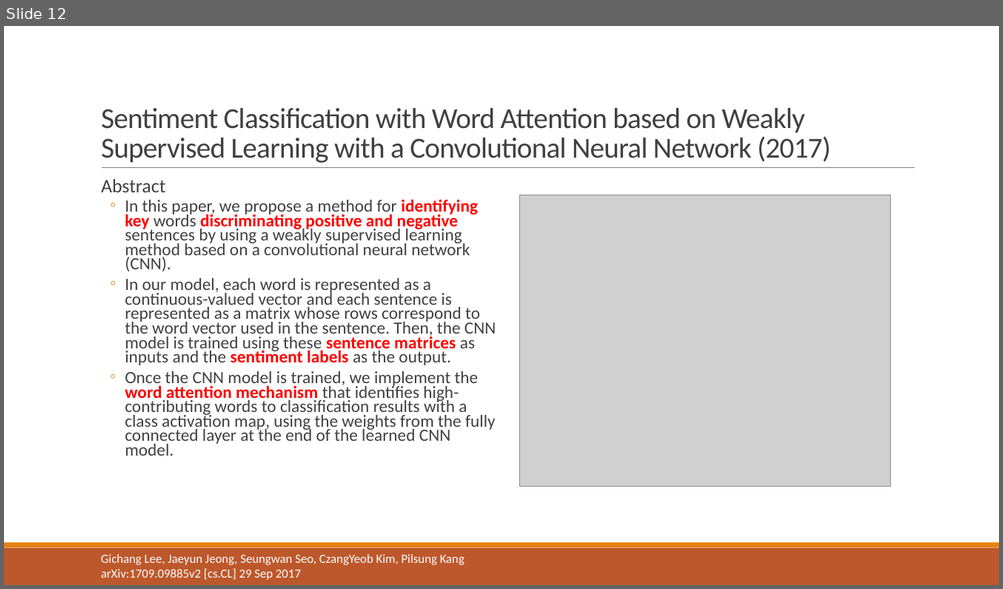
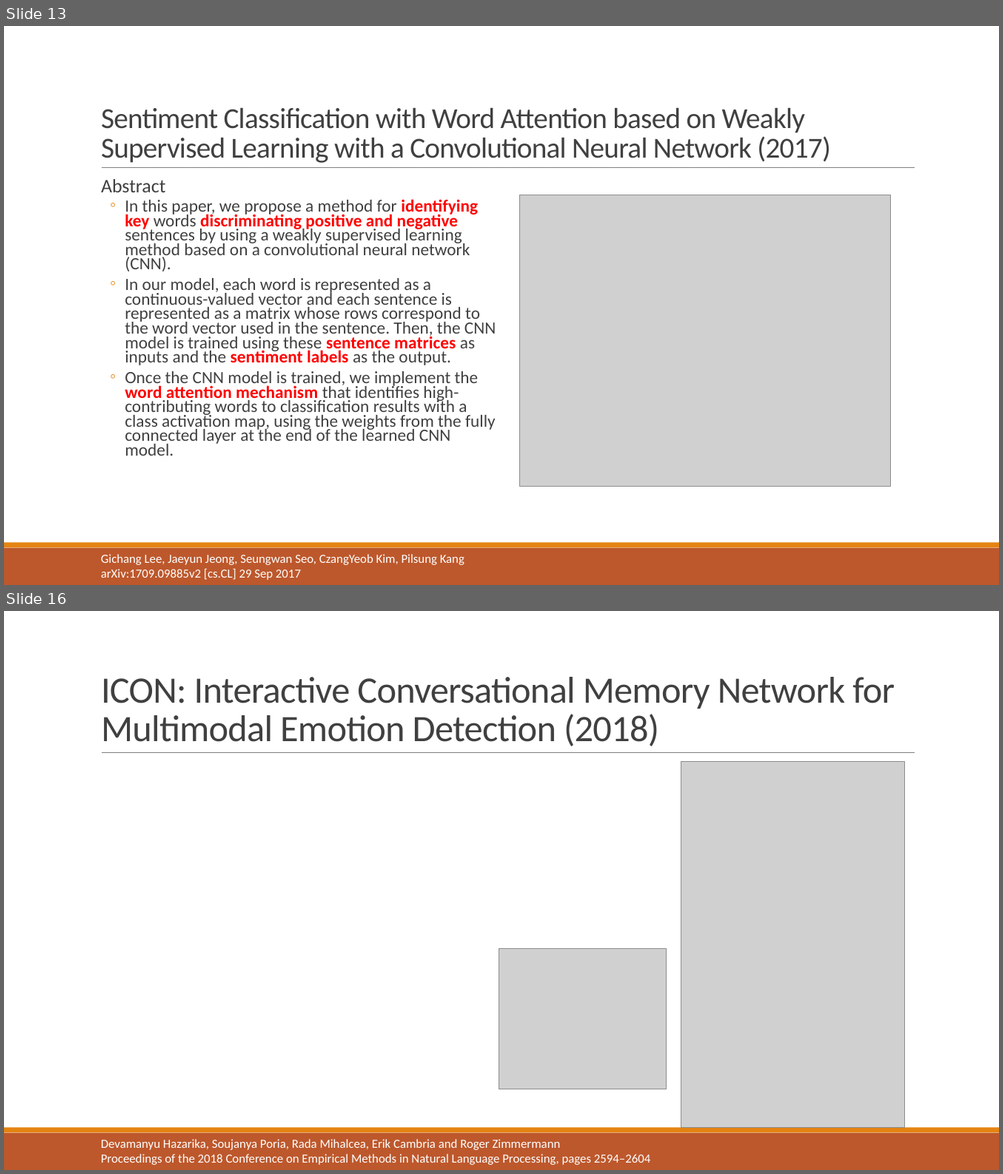
Before and after one commit to liangxh/grad, a slide deck: [报告] Text Emotion Detection.pptx. Shown one above the other, each under a label of ours: slide 12 before the commit, slides 13 and 16 after it; the slides between them are not shown. The pictures are 1003x589 and 1003x1174 pixels, drawn with LibreOffice and Linux fonts; fonts in the diff are those of the drawing; grey boxes stand for pictures. Boxes give left, top, right and bottom in pixels: in the first picture for what was removed or moved away, otherwise in the second. Text is boxed around its words. In the diff, an @@ line names an element or a change of style, - is before the commit and + after.

```diff
--- a/[报告] Text Emotion Detection.pptx
+++ b/[报告] Text Emotion Detection.pptx
@@ slide 16 added at [4, 611, 999, 1170], background #FFFFFF; not listed: 3 template elements that a slide beside it also shows @@
@@ title added at [101, 677, 894, 746], 36 pt, text #404040 @@
+ICON: Interactive Conversational Memory Network for Multimodal Emotion Detection (2018)
@@ picture added at [680, 762, 904, 1128] @@
@@ picture added at [498, 949, 666, 1090] @@
@@ text added at [101, 1139, 650, 1165], 12 pt, text #FFFFFF @@
+Devamanyu Hazarika, Soujanya Poria, Rada Mihalcea, Erik Cambria and Roger Zimmermann
+Proceedings of the 2018 Conference on Empirical Methods in Natural Language Processing, pages 2594–2604
@@ what was slide 12 is now slide 13 @@
```
Also in this commit, not shown: 2 slides changed, 1 other slide added, 1 slide removed.
